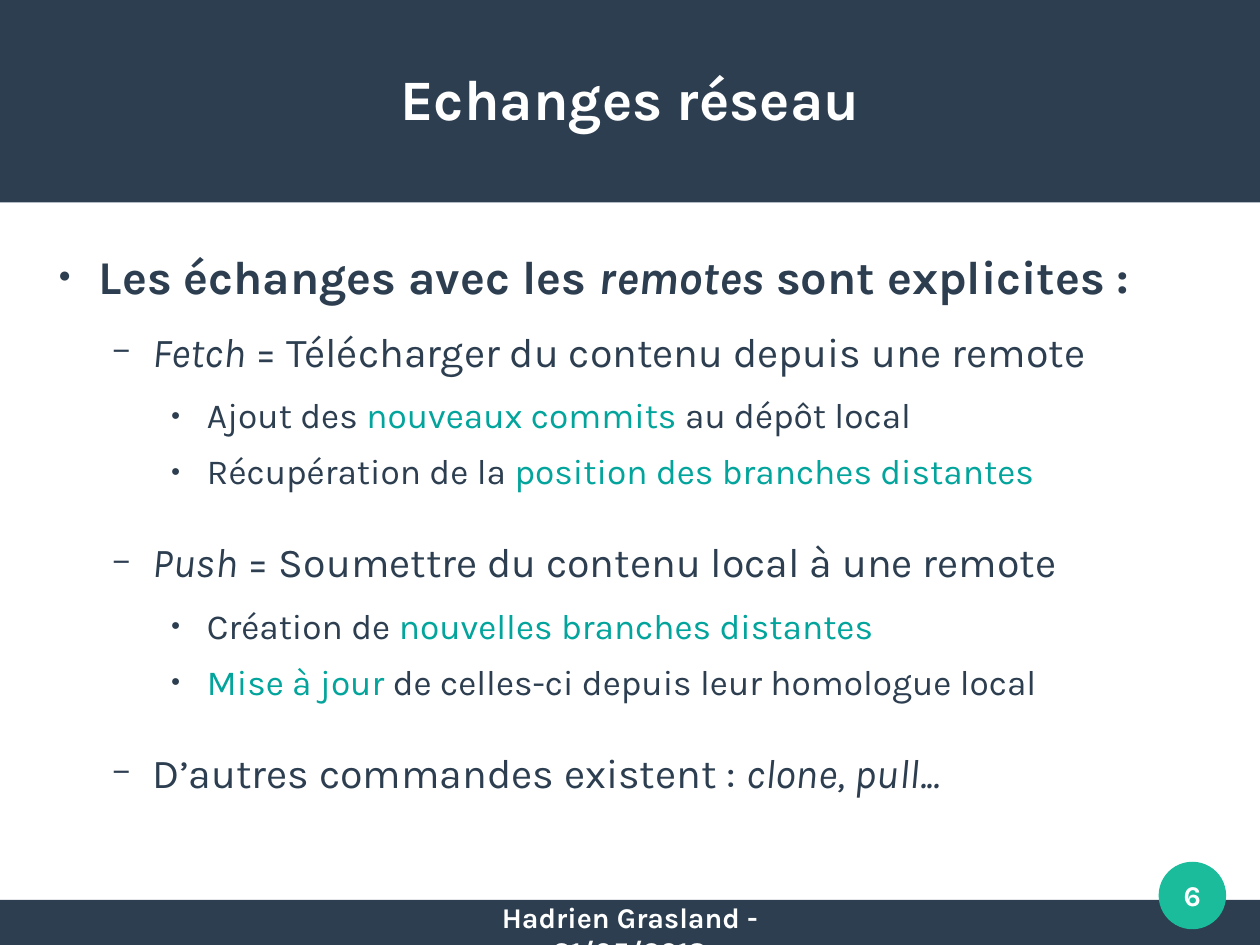
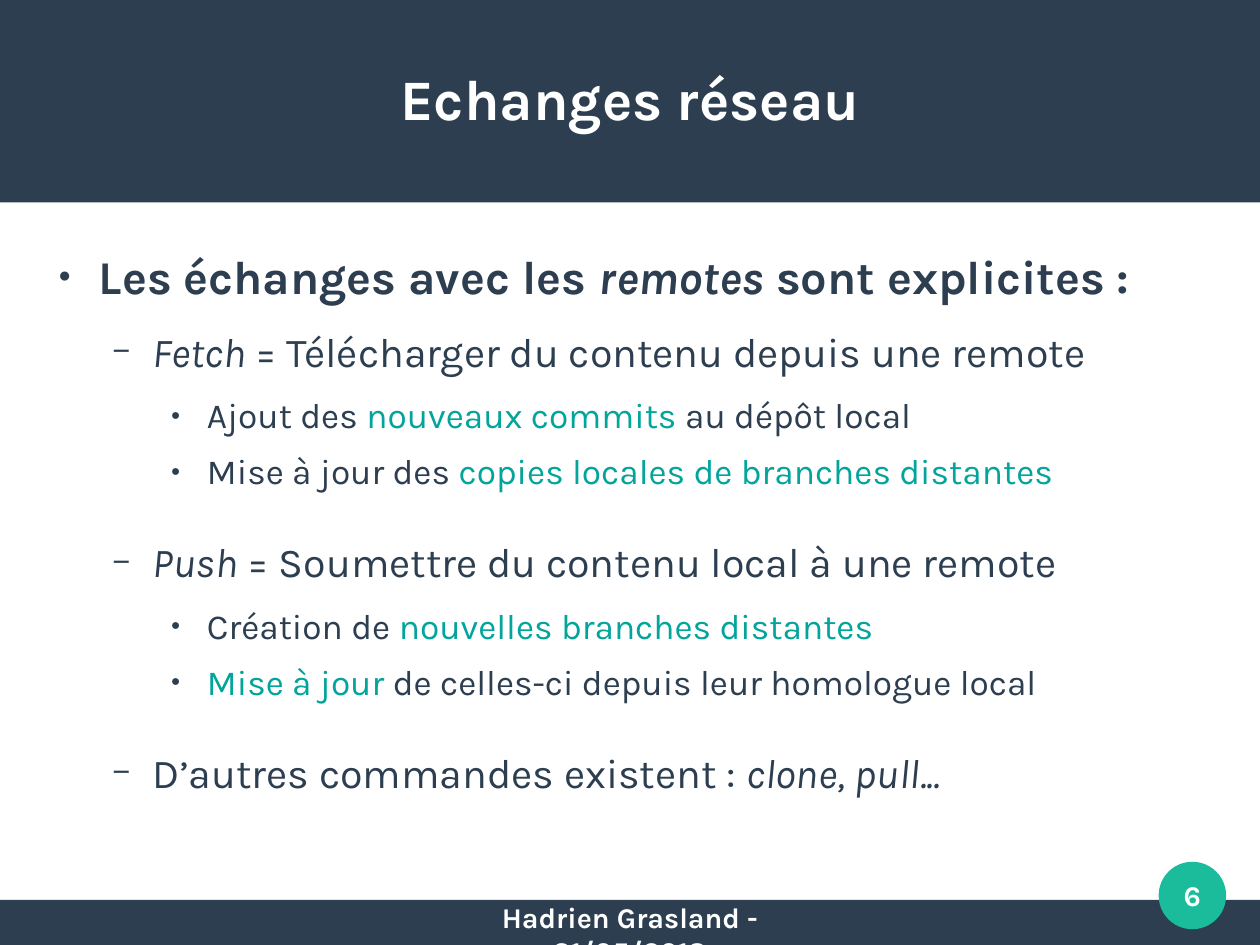
Before and after one commit to pushou/formation-git, a slide deck: slide 6 of PresRecap-J2.odp. Drawn at 1260x945 pixels with LibreOffice and Linux fonts; fonts in the diff are those of the drawing. Boxes give left, top, right and bottom in pixels: in the first picture for what was removed or moved away, otherwise in the second. Text is boxed around its words. In the diff, an @@ line names an element or a change of style, - is before the commit and + after.

Commit message:
Mise à jour dates + détails des présentations

```diff
--- a/PresRecap-J2.odp
+++ b/PresRecap-J2.odp
@@ text at box(207, 457, 1052, 493): text changed @@
-    ● Récupération de la position des branches distantes
+    ● Mise à jour des copies locales de branches distantes
```
Also in this commit, not shown: 2 other slides changed, 13 other files.
